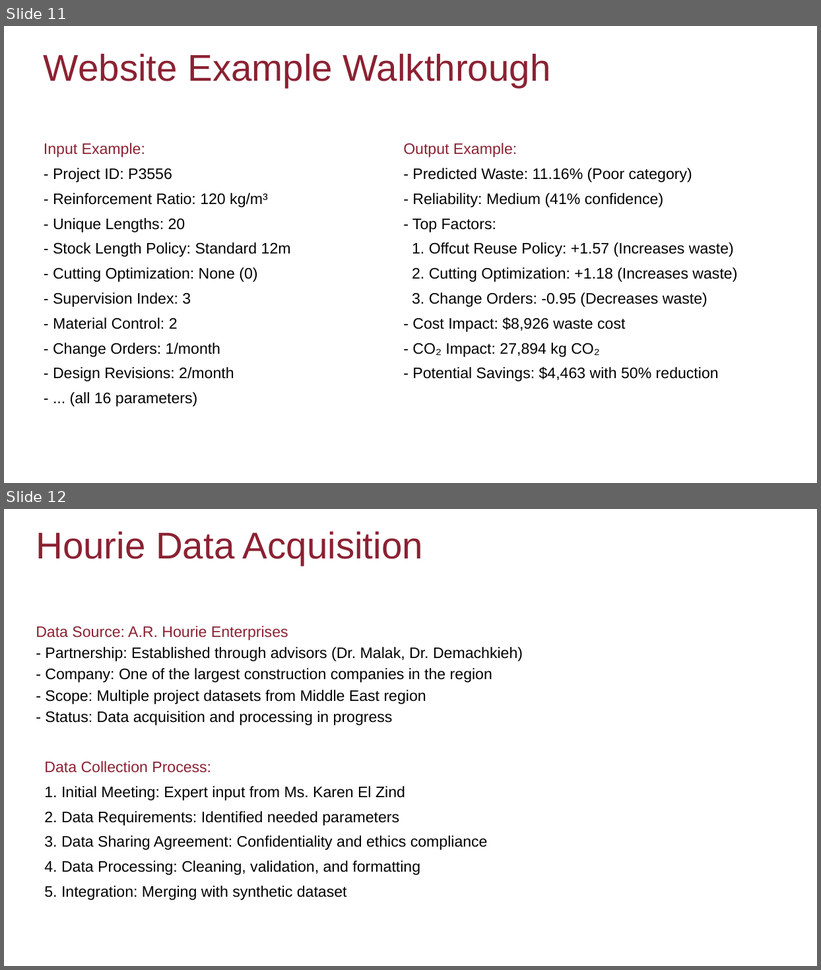
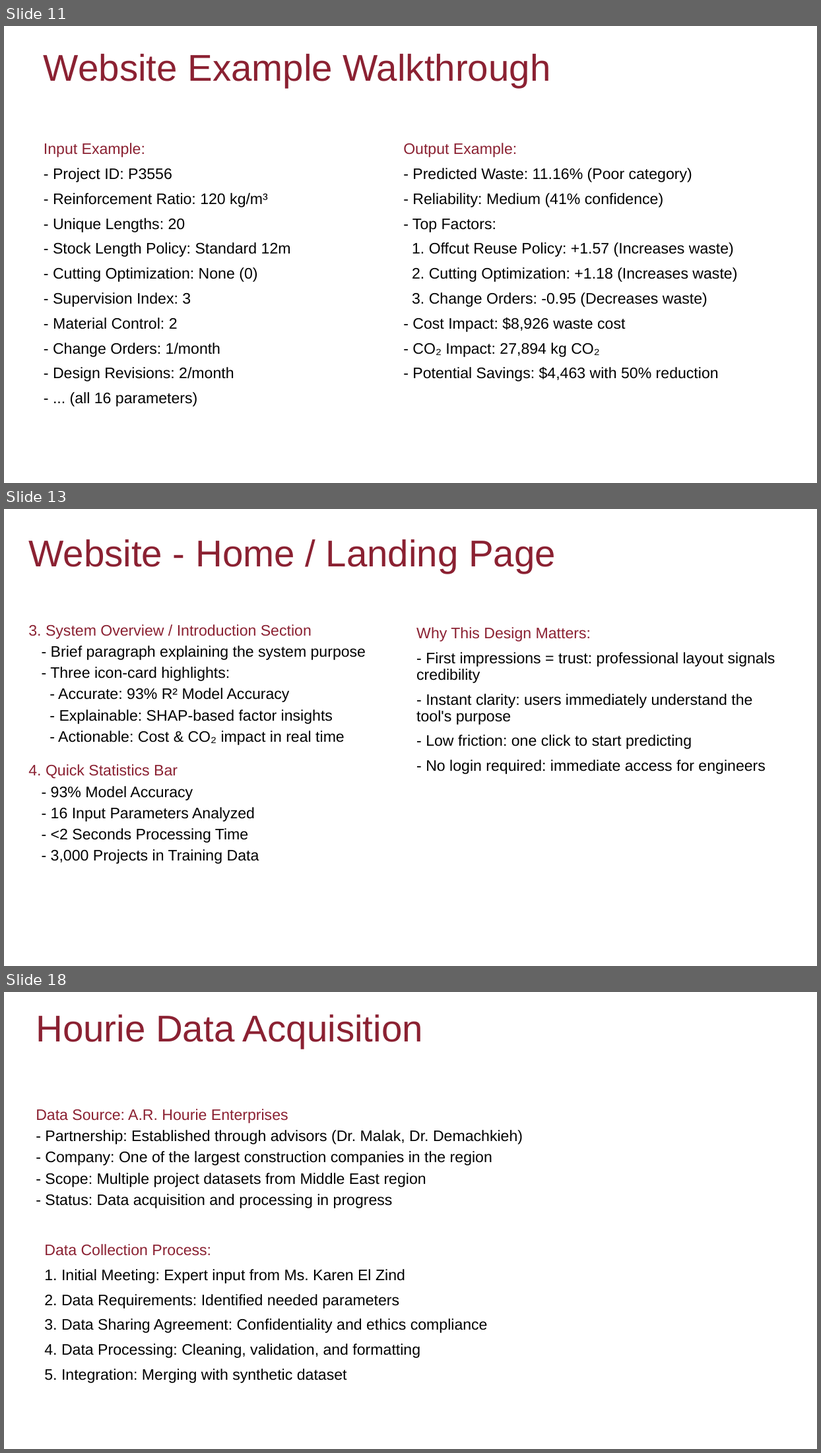
Before and after one commit to christnakh/Fyp-Saro, a slide deck: Semester 2 Progress Presentation.pptx. Shown one above the other, each under a label of ours: slides 11 and 12 before the commit, slides 11, 13 and 18 after it; the slides between them are not shown. The pictures are 821x970 and 821x1453 pixels, drawn with LibreOffice and Linux fonts; fonts in the diff are those of the drawing. Boxes give left, top, right and bottom in pixels: in the first picture for what was removed or moved away, otherwise in the second. Text is boxed around its words. In the diff, an @@ line names an element or a change of style, - is before the commit and + after.

```diff
--- a/Semester 2 Progress Presentation.pptx
+++ b/Semester 2 Progress Presentation.pptx
@@ slide 13 added at <box>4,509,817,966</box>, background #FFFFFF @@
@@ title added at <box>28,539,556,573</box>, 44 pt, text #8B2132 @@
+Website - Home / Landing Page
@@ subtitle added at <box>28,625,366,864</box>, 18 pt, text #000000 @@
+3. System Overview / Introduction Section
+- Brief paragraph explaining the system purpose
+- Three icon-card highlights:
+- Accurate: 93% R² Model Accuracy
+- Explainable: SHAP-based factor insights
+- Actionable: Cost & CO₂ impact in real time
+4. Quick Statistics Bar
+- 93% Model Accuracy
+- 16 Input Parameters Analyzed
+- <2 Seconds Processing Time
+- 3,000 Projects in Training Data
@@ text added at <box>416,627,776,749</box>, 18 pt, text #000000 @@
+Why This Design Matters:
+- First impressions = trust: professional layout signals credibility
+- Instant clarity: users immediately understand the tool's purpose
+- Low friction: one click to start predicting
+- No login required: immediate access for engineers
@@ what was slide 12 is now slide 18 @@
```
Also in this commit, not shown: 3 slides changed, 5 other slides added, 26 other files.
